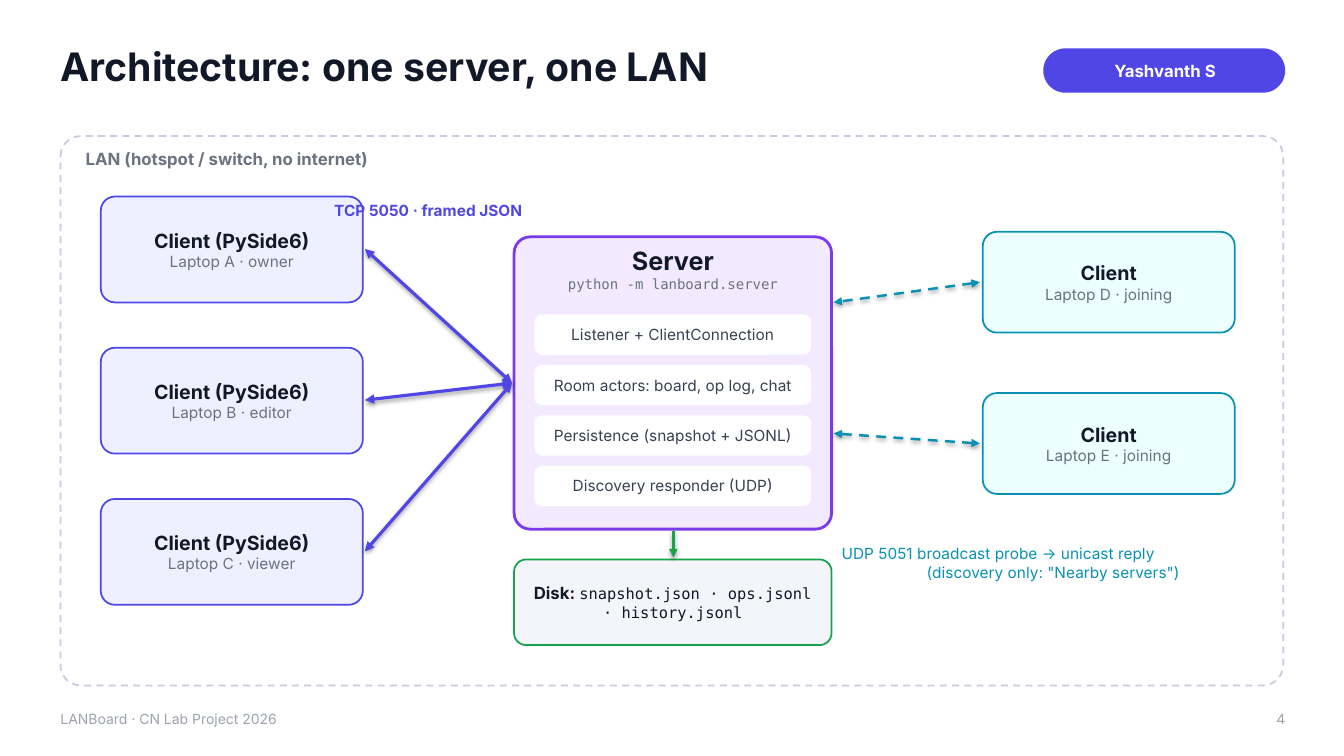
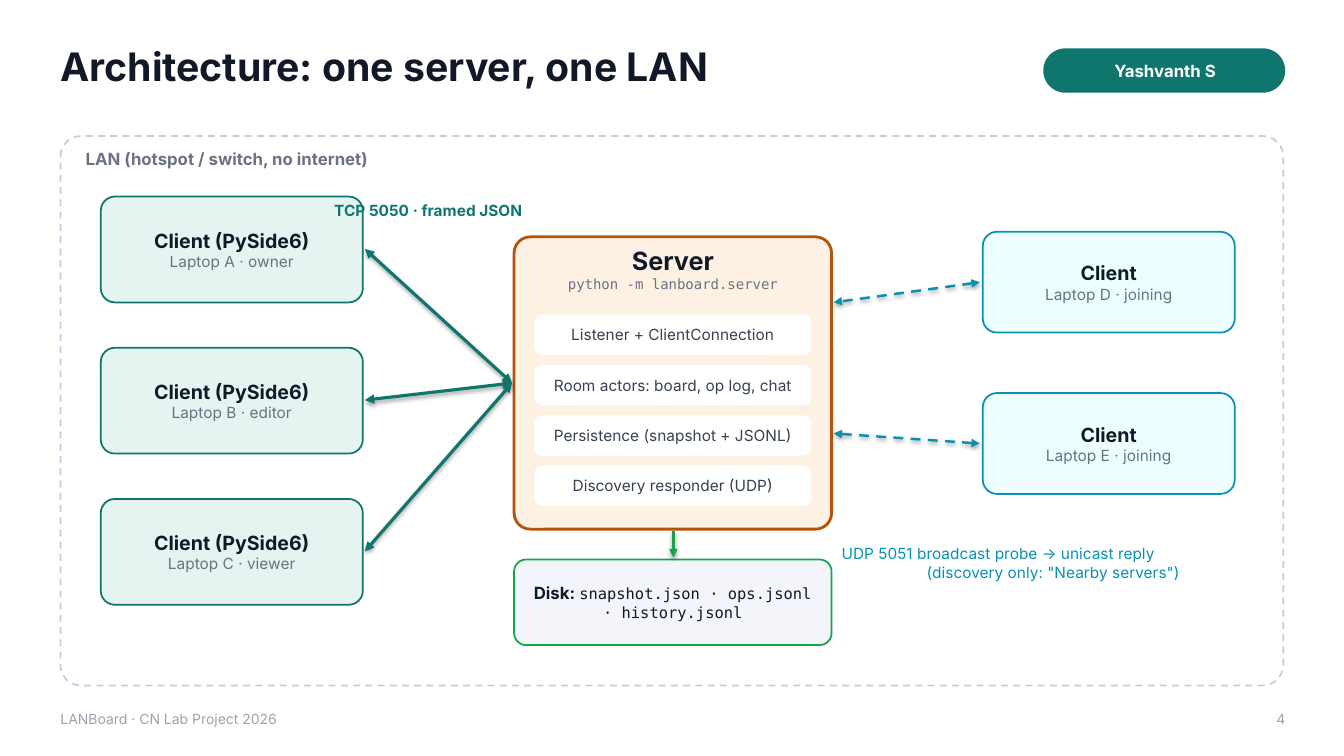
Before and after one commit to YashvanthSankar/cn-course-project, a slide deck: slide 4 of docs/LANBoard_Presentation.pptx. Drawn at 1344x756 pixels with LibreOffice and Linux fonts; fonts in the diff are those of the drawing. Boxes give left, top, right and bottom in pixels: in the first picture for what was removed or moved away, otherwise in the second. Text is boxed around its words. In the diff, an @@ line names an element or a change of style, - is before the commit and + after.

```diff
--- a/docs/LANBoard_Presentation.pptx
+++ b/docs/LANBoard_Presentation.pptx
@@ rounded rectangle "Yashvanth S" at [1044,48,1286,93]: fill #4F46E5 to #0F766E @@
@@ text "TCP 5050 · framed JSON" at [334,203,522,221]: text colour #4F46E5 to #0F766E @@
@@ rounded rectangle "Server" at [514,237,832,529]: fill #F3EAFF to #FDF1E3; outline #7C3AED 2 pt to #B45309 2 pt @@
@@ double arrow (365, 249) - (512, 383): stroke #4F46E5 2.25 pt to #0F766E 2.25 pt @@
@@ double arrow (365, 400) - (512, 383): stroke #4F46E5 2.25 pt to #0F766E 2.25 pt @@
@@ double arrow (365, 552) - (512, 383): stroke #4F46E5 2.25 pt to #0F766E 2.25 pt @@
@@ fill #EEF0FF to #E6F4F1; outline #4F46E5 1.25 pt to #0F766E 1.25 pt in 3 elements at [101,197,363,302], [101,348,363,454], [101,499,363,605] @@
```
Also in this commit, not shown: 21 other slides changed, 39 other files.
